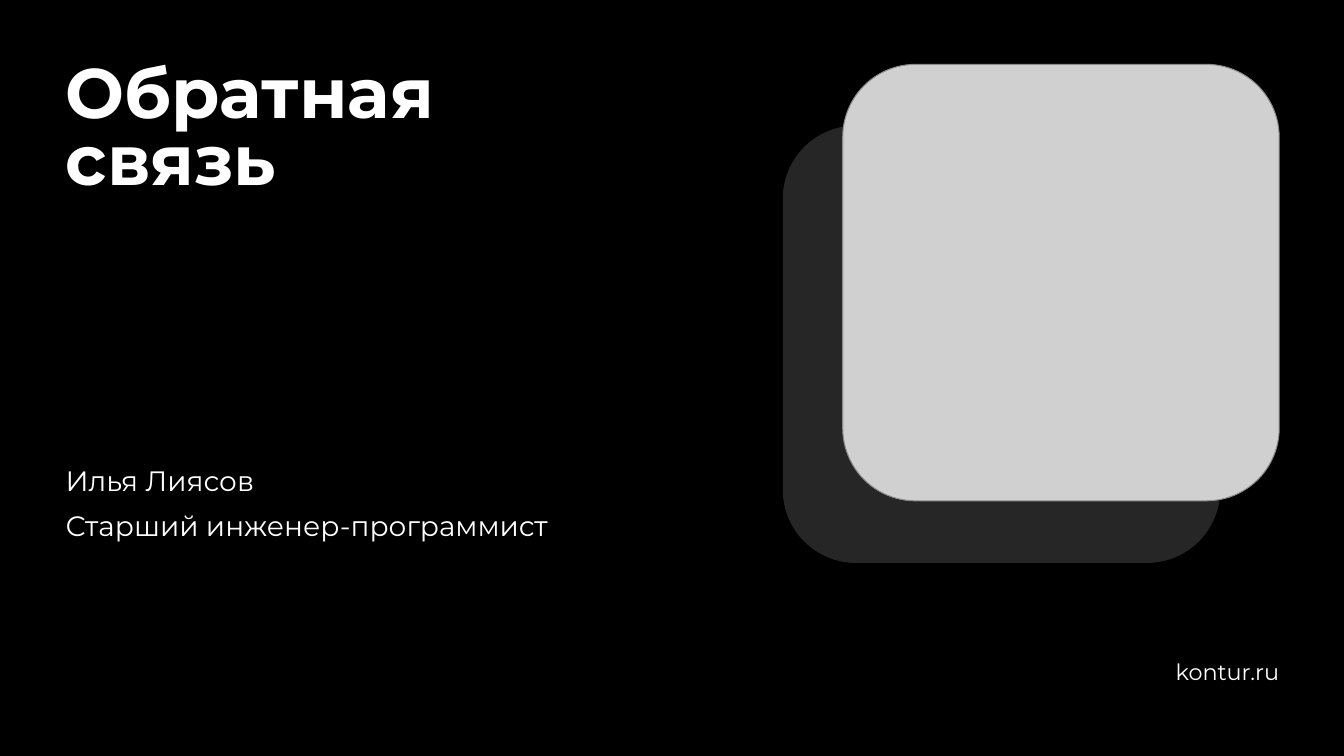
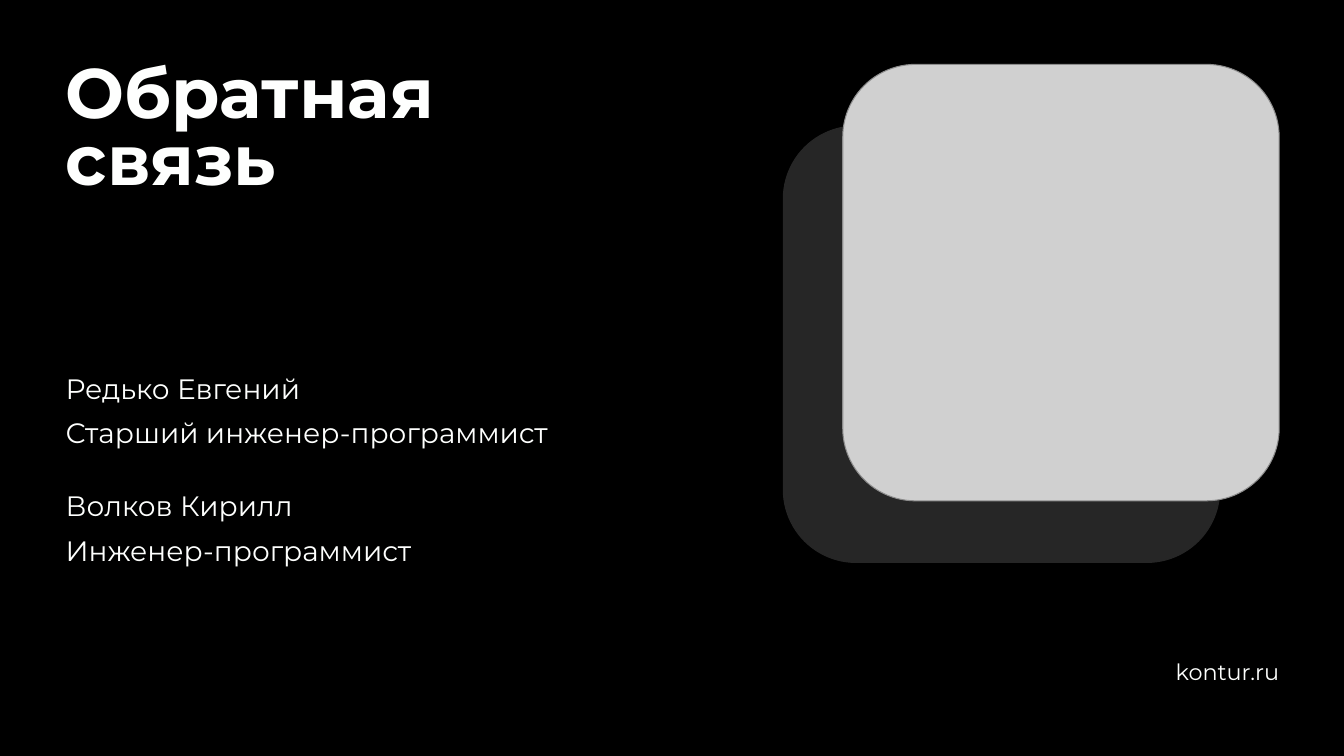
Before and after one commit to kontur-courses/exceptions, a slide deck: slide 86 of exceptions.pptx (slide 43 before the commit). Drawn at 1344x756 pixels with LibreOffice and Linux fonts; fonts in the diff are those of the drawing; grey boxes stand for pictures; background and template pictures are left out. Boxes give left, top, right and bottom in pixels: in the first picture for what was removed or moved away, otherwise in the second. Text is boxed around its words. In the diff, an @@ line names an element or a change of style, - is before the commit and + after.

```diff
--- a/exceptions.pptx
+++ b/exceptions.pptx
@@ text added at (66, 378, 300, 403), 20 pt, text #FEFFFE @@
+Редько Евгений
@@ text "Старший инженер-программист": place and size @@
-text "Старший инженер-программист" at (66, 515, 548, 542)
+text "Старший инженер-программист" at (66, 422, 548, 449)
@@ text removed at (66, 471, 254, 491) @@
-Илья Лиясов
@@ text added at (66, 496, 293, 522), 20 pt, text #FEFFFE @@
+Волков Кирилл
@@ text added at (66, 541, 412, 567), 20 pt, text #FEFFFE @@
+Инженер-программист
```
Also in this commit, not shown: 4 other slides changed, 45 slides added, 2 slides removed.
